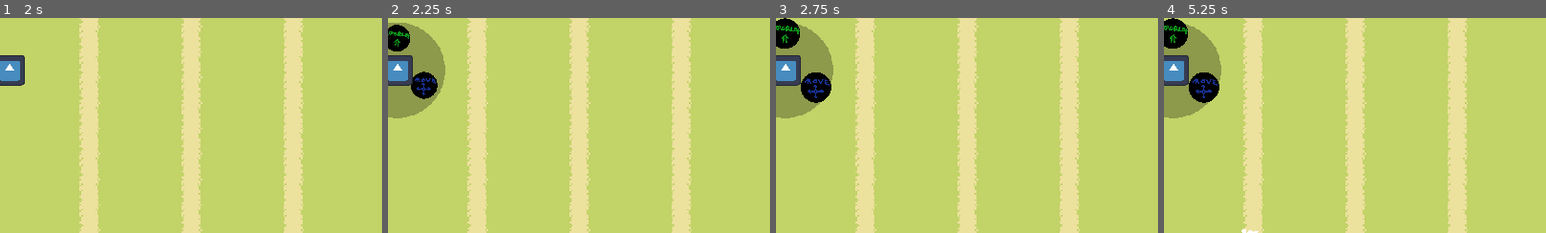
Above: before the commit, frames 1-4 (left to right).
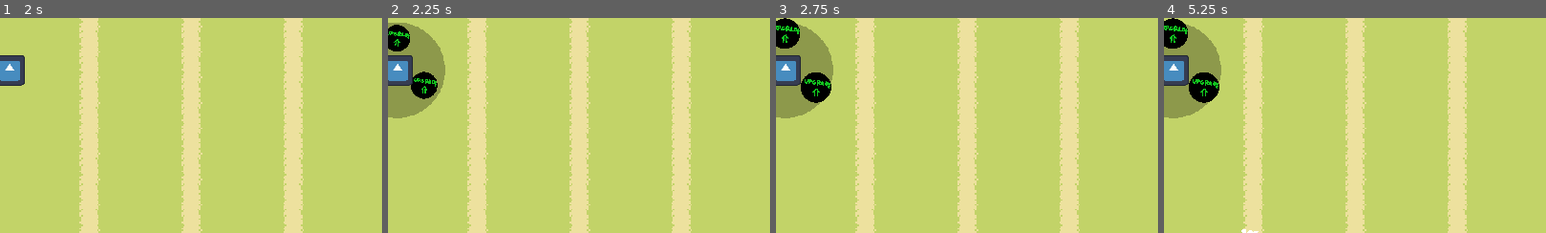
Above: after the commit, the same moments.

Repository: MindVisceral/BoneTD
Game: Godot game, scene res://Levels/Level1/Level1.tscn
Two runs of this game, one before a commit and one after it. Both use one fixed random seed, a clock stepped at 60 frames per second and the inputs below. The engine's default icon, where the game draws it, is replaced by a stand-in: a white triangle on a blue panel in a dark square.
Inputs (mouse positions are % of the whole screen's width and height, from its top left):
- Up to frame 1 (2 s): click "NEXT ROUND" at 0.5 s; click "NEXT ROUND" at 1.25 s
- Up to frame 2 (2.25 s): click (1, 41) at 2 s
- Up to frame 3 (2.75 s): no input
- Up to frame 4 (5.25 s): click (1, 33) at 2.77 s; click (1, 33) at 3.52 s; click (5, 46) at 4.27 s; click (5, 46) at 5.02 s
The pictures show only the part of the screen within x 0-50%, y 29-79%; the shares and areas given below are measured in that part.

Frame 1 is identical in both runs. In frame 2, 0.3% of the frame differs, in the area x 0-13%, y 6-36%; in frame 3, 0.3%, in the area x 0-15%, y 3-38%; in frame 4, 0.3%.

Commit message:
Decided against Moving Towers, add RadialMenu rot.

Diff:
--- a/Entities/Towers/BaseTower/BaseSelectButton.tscn
+++ b/Entities/Towers/BaseTower/BaseSelectButton.tscn
@@ -1,6 +1,23 @@
-[gd_scene load_steps=2 format=3 uid="uid://nmkmb7typgrs"]
+[gd_scene load_steps=3 format=3 uid="uid://nmkmb7typgrs"]
 
 [ext_resource type="Script" path="res://Entities/Enemies/BaseEnemy/BaseSelectButton.gd" id="1_li7ri"]
+
+[sub_resource type="GDScript" id="GDScript_116au"]
+script/source = "class_name TempTowerData
+extends Resource
+
+###-------------------------------------------------------------------------###
+##### Exported variables
+###-------------------------------------------------------------------------###
+
+## Reference to the Tower which will be spawned
+@export var tower_reference: PackedScene
+
+## How much does this Tower (tower_reference) cost to place? If the Player doesn't have
+## at least this amount of Money, they can't place this Tower.
+## This is passed down to the Tower, because the base cost is taken into account when selling.
+@export_range(1, 99999, 1) var tower_base_cost: int = 1
+"
 
 [node name="BaseSelectButton" type="Button"]
 custom_minimum_size = Vector2(40, 40)
@@ -13,6 +30,8 @@
 shortcut_feedback = false
 shortcut_in_tooltip = false
 script = ExtResource("1_li7ri")
+temptowerdata_resource = SubResource("GDScript_116au")
+tower_base_cost = null
 
 [node name="Sprite2D" type="Sprite2D" parent="."]
 position = Vector2(20, 20)
--- a/Entities/Towers/BaseTower/BaseTower.gd
+++ b/Entities/Towers/BaseTower/BaseTower.gd
@@ -373,17 +373,12 @@
 
 ## Upgrade this Tower by one level.
 ## The UpgradeButton is manually signal connected to this function.
-func upgrade_tower() -> void:
+func upgrade_1_tower() -> void:
 	pass
 
-
-###-------------------------------------------------------------------------###
-##### Move functions
-###-------------------------------------------------------------------------###
-
-## Move this Tower around the play zone.
-## The MoveButton is manually signal connected to this function.
-func move_tower() -> void:
+## Upgrade this Tower by one level.
+## The UpgradeButton is manually signal connected to this function.
+func upgrade_2_tower() -> void:
 	pass
 
 
--- a/Entities/Towers/BaseTower/BaseTower.tscn
+++ b/Entities/Towers/BaseTower/BaseTower.tscn
@@ -8,7 +8,6 @@
 [ext_resource type="PackedScene" uid="uid://c74ibtjrrt3rr" path="res://UI/CommonTextButton/CommonTextureButton.tscn" id="3_wv075"]
 [ext_resource type="Texture2D" uid="uid://bgqv14cw5ev2a" path="res://placeholder_upgrade.png" id="4_635xw"]
 [ext_resource type="Texture2D" uid="uid://jwsl1eho4f86" path="res://placeholder_sell.png" id="5_axau1"]
-[ext_resource type="Texture2D" uid="uid://dbilakspecylw" path="res://placeholder_move.png" id="6_b47ls"]
 
 [node name="BaseTower" type="StaticBody2D" node_paths=PackedStringArray("tower_selection_button", "tower_range_collider", "tower_range_visuals", "tower_sprite", "tower_collider", "bullet_spawn_point", "rotation_pivot")]
 collision_layer = 2
@@ -22,15 +21,20 @@
 bullet_spawn_point = NodePath("RotationPivot/BulletSpawnPoint")
 rotation_pivot = NodePath("RotationPivot")
 
+[node name="TowerRangeVisuals" type="Sprite2D" parent="."]
+visible = false
+modulate = Color(1, 1, 1, 0.27451)
+texture = ExtResource("3_33okv")
+
 [node name="RadialTowerSelection" parent="." instance=ExtResource("2_mfmwb")]
 
-[node name="UpgradeButton" parent="RadialTowerSelection/Buttons" index="0" instance=ExtResource("3_wv075")]
+[node name="Upgrade1Button" parent="RadialTowerSelection/Buttons" index="0" instance=ExtResource("3_wv075")]
 layout_mode = 0
 texture_normal = ExtResource("4_635xw")
 
-[node name="MoveButton" parent="RadialTowerSelection/Buttons" index="1" instance=ExtResource("3_wv075")]
+[node name="Upgrade2Button" parent="RadialTowerSelection/Buttons" index="1" instance=ExtResource("3_wv075")]
 layout_mode = 0
-texture_normal = ExtResource("6_b47ls")
+texture_normal = ExtResource("4_635xw")
 
 [node name="SellButton" parent="RadialTowerSelection/Buttons" index="2" instance=ExtResource("3_wv075")]
 layout_mode = 0
@@ -38,11 +42,6 @@
 
 [node name="TowerRange" parent="." node_paths=PackedStringArray("Tower") instance=ExtResource("2_fac3i")]
 Tower = NodePath("..")
-
-[node name="TowerRangeVisuals" type="Sprite2D" parent="."]
-visible = false
-modulate = Color(1, 1, 1, 0.27451)
-texture = ExtResource("3_33okv")
 
 [node name="RotationPivot" type="Node2D" parent="."]
 
@@ -58,8 +57,8 @@
 one_shot = true
 
 [connection signal="pressed" from="RadialTowerSelection" to="." method="_on_tower_selection_pressed"]
-[connection signal="pressed" from="RadialTowerSelection/Buttons/UpgradeButton" to="." method="upgrade_tower"]
-[connection signal="pressed" from="RadialTowerSelection/Buttons/MoveButton" to="." method="move_tower"]
+[connection signal="pressed" from="RadialTowerSelection/Buttons/Upgrade1Button" to="." method="upgrade_1_tower"]
+[connection signal="pressed" from="RadialTowerSelection/Buttons/Upgrade2Button" to="." method="upgrade_2_tower"]
 [connection signal="pressed" from="RadialTowerSelection/Buttons/SellButton" to="." method="sell_tower"]
 
 [editable path="RadialTowerSelection"]
--- a/Levels/Level1/Level1.tscn
+++ b/Levels/Level1/Level1.tscn
@@ -521,22 +521,27 @@
 
 [node name="BaseSelectButton" parent="GUI/TemporaryGUI/TowerPlacementUI/VFlowContainer" node_paths=PackedStringArray("tower_handler") instance=ExtResource("6_4qvdn")]
 layout_mode = 2
+temptowerdata_resource = null
 tower_handler = NodePath("../../../../../TowerHandler")
 
 [node name="BaseSelectButton2" parent="GUI/TemporaryGUI/TowerPlacementUI/VFlowContainer" node_paths=PackedStringArray("tower_handler") instance=ExtResource("6_4qvdn")]
 layout_mode = 2
+temptowerdata_resource = null
 tower_handler = NodePath("../../../../../TowerHandler")
 
 [node name="BaseSelectButton3" parent="GUI/TemporaryGUI/TowerPlacementUI/VFlowContainer" node_paths=PackedStringArray("tower_handler") instance=ExtResource("6_4qvdn")]
 layout_mode = 2
+temptowerdata_resource = null
 tower_handler = NodePath("../../../../../TowerHandler")
 
 [node name="BaseSelectButton4" parent="GUI/TemporaryGUI/TowerPlacementUI/VFlowContainer" node_paths=PackedStringArray("tower_handler") instance=ExtResource("6_4qvdn")]
 layout_mode = 2
+temptowerdata_resource = null
 tower_handler = NodePath("../../../../../TowerHandler")
 
 [node name="BaseSelectButton5" parent="GUI/TemporaryGUI/TowerPlacementUI/VFlowContainer" node_paths=PackedStringArray("tower_handler") instance=ExtResource("6_4qvdn")]
 layout_mode = 2
+temptowerdata_resource = null
 tower_handler = NodePath("../../../../../TowerHandler")
 
 [node name="next_round_button" type="Button" parent="GUI/TemporaryGUI"]
--- a/UI/RadialMenu/RadialMenu.gd
+++ b/UI/RadialMenu/RadialMenu.gd
@@ -16,6 +16,12 @@
 ## Radius of the Menu;
 ## how far away the centers of Radius Buttons will be away from the center of the Main Button
 @export var menu_radius: int = 120
+
+## How much all the Radial Buttons are rotated around the Main Button (in degrees).
+## Default is -90 degrees - the first Button is right above the Main Button.
+## Positive numbers go in clockwise direction, negative go counter-clockwise
+@export_range(-360.0, 360.0, 1) var buttons_rotation: float = -90.0
+
 ## How fast the Buttons animate in seconds. '0' is instant
 @export_range(0, 10, 0.05) var speed: float = 0.25
 
@@ -115,9 +121,9 @@
 		## We find this Button's rotation in the circle.
 		## We take the spacing between the Buttons,
 		## and multiply it as the Button's order among its siblings increases.
-		## Then we subtract that by 90 degrees,
-		## so the first Button's position is above the Main RadialTowerMenu Button
-		var rotation_in_circle = spacing * button.get_index() - PI/2
+		## Then we add buttons_rotation value to that. If it's 0 degrees, the first button is
+		## to the right of Main Button. If it's 90, the first Button is below the Main Button.
+		var rotation_in_circle = spacing * button.get_index() + deg_to_rad(buttons_rotation)
 		## Now that we have the Button's rotation in the circle, we must put it in its position.
 		## We take the Button's position [which is the same as the Main Button's - check _ready()],
 		## we add our target radius to that. Then we rotate it by rotation_in_circle we just got.
Not shown: 1 places in Entities/Towers/BaseTower/BaseTower.tscn that only renumber resources
Binary file removed: placeholder_move.png
Not shown, removed: placeholder_move.png.import
